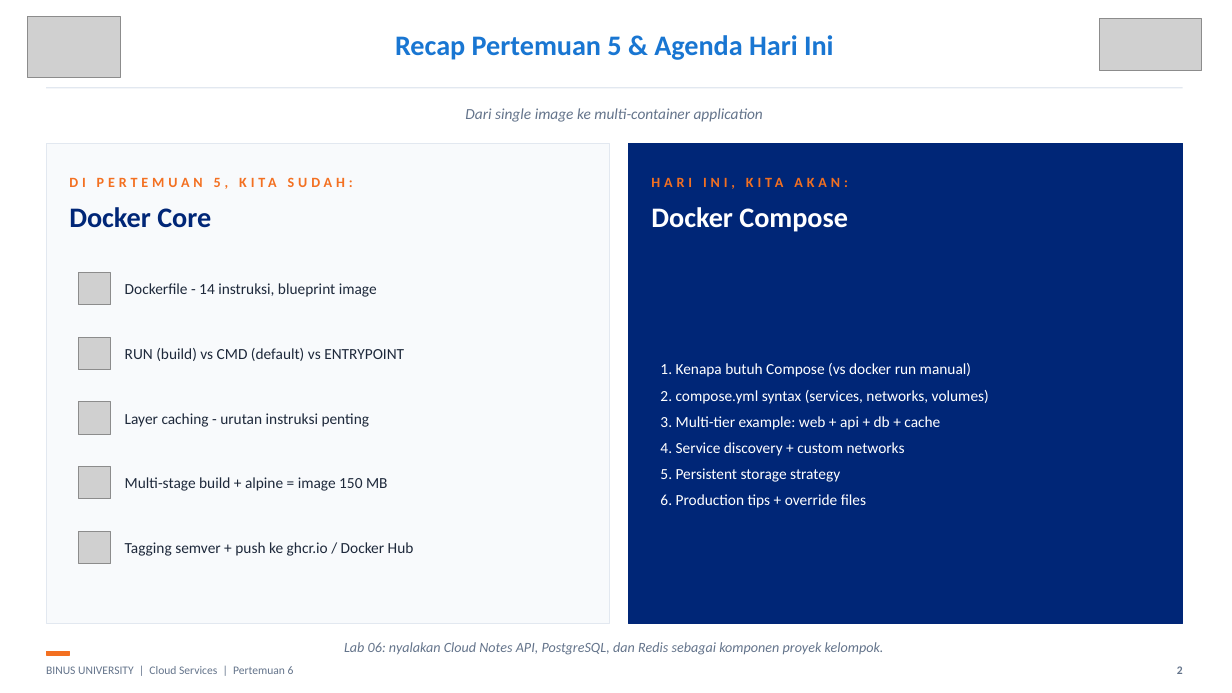
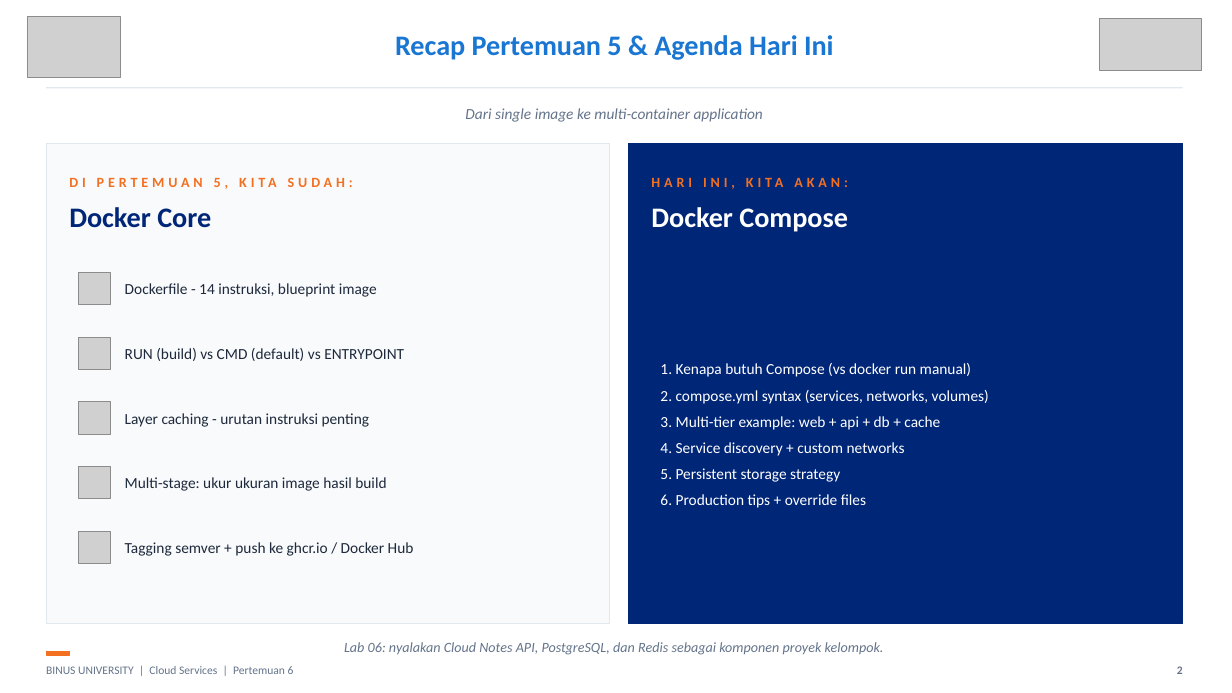
Before and after one commit to SeedFlora/meet6CloudService, a slide deck: slide 2 of slides/Teori_Pertemuan_06.pptx. Drawn at 1232x693 pixels with LibreOffice and Linux fonts; fonts in the diff are those of the drawing; grey boxes stand for pictures. Boxes give left, top, right and bottom in pixels: in the first picture for what was removed or moved away, otherwise in the second. Text is boxed around its words. In the diff, an @@ line names an element or a change of style, - is before the commit and + after.

```diff
--- a/slides/Teori_Pertemuan_06.pptx
+++ b/slides/Teori_Pertemuan_06.pptx
@@ text at [125,477,386,491]: text changed @@
-Multi-stage build + alpine = image 150 MB
+Multi-stage: ukur ukuran image hasil build
```
Also in this commit, not shown: 17 other slides changed, 4 other files.
